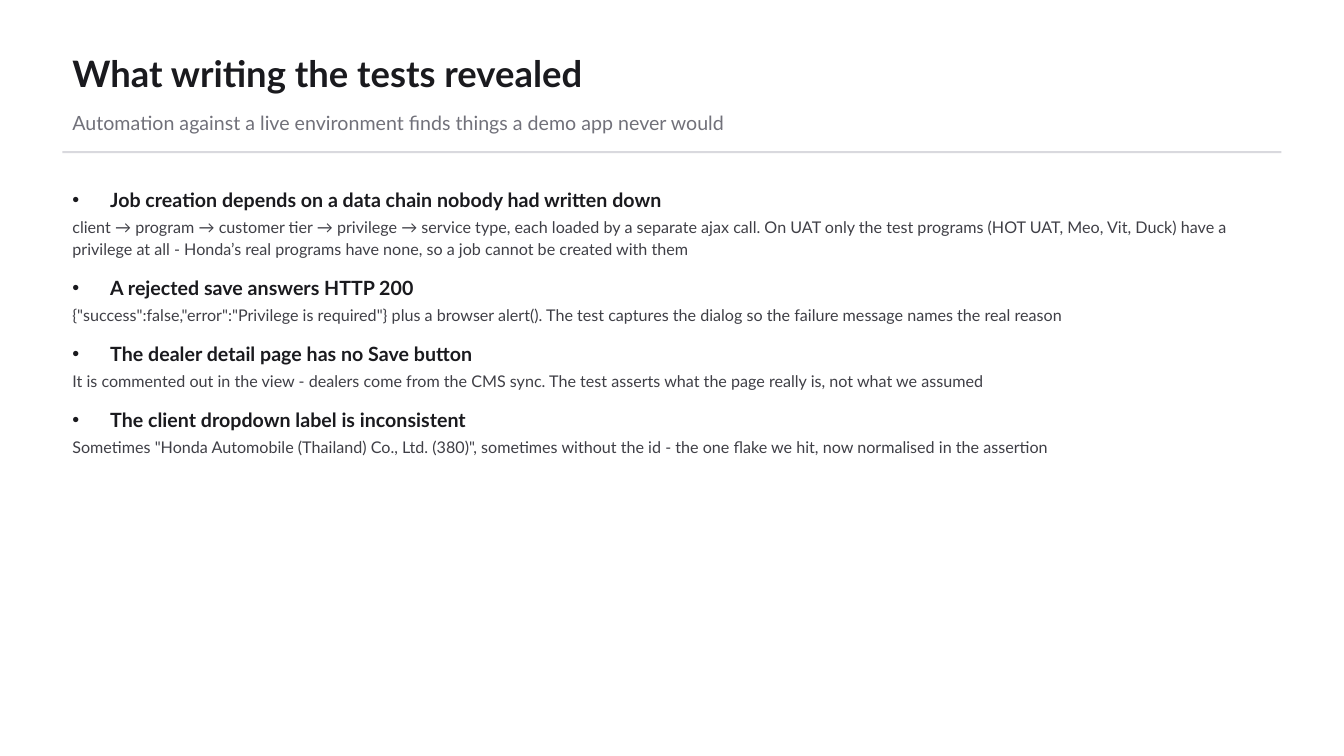
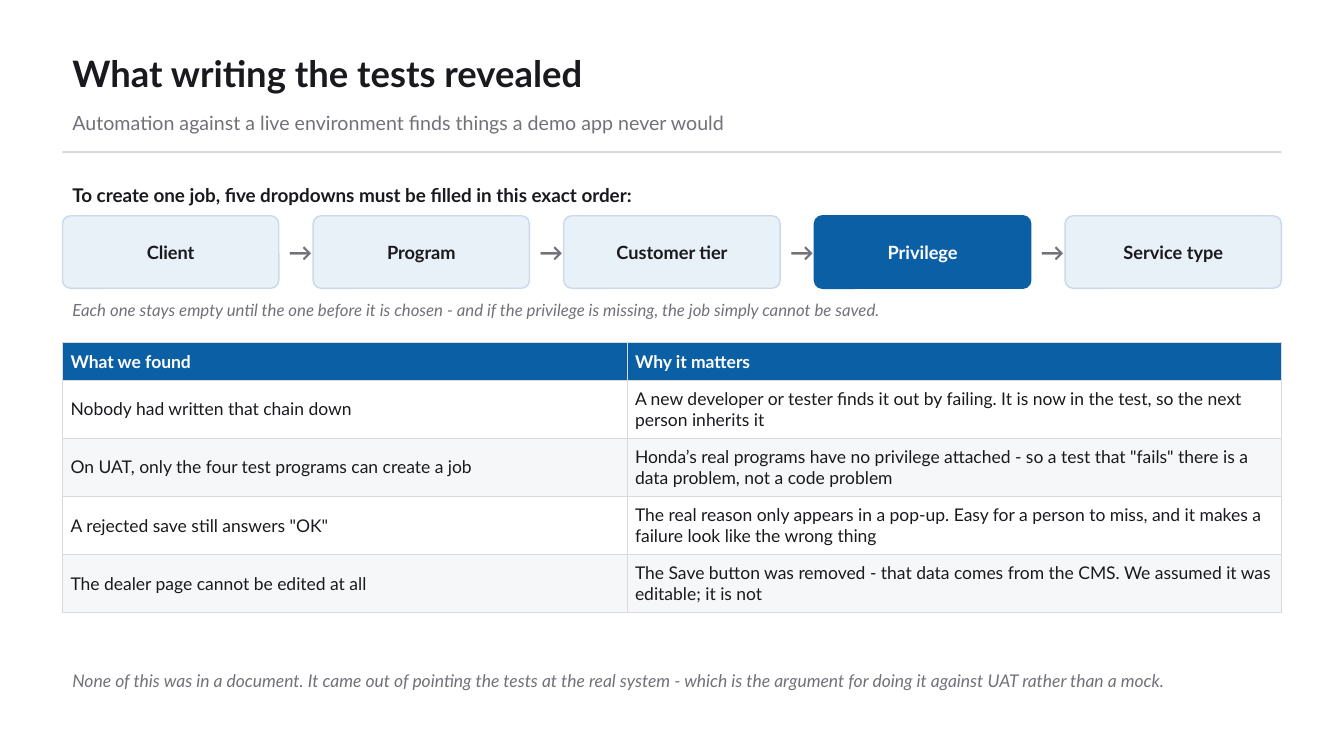
Before and after one commit to bulubuloa/AS.APAC.AI.Workshop, a slide deck: slide 10 of presentations/Web_Test_Automation_Playwright.pptx. Drawn at 1344x756 pixels with LibreOffice and Linux fonts; fonts in the diff are those of the drawing. Boxes give left, top, right and bottom in pixels: in the first picture for what was removed or moved away, otherwise in the second. Text is boxed around its words. In the diff, an @@ line names an element or a change of style, - is before the commit and + after.

Commit message:
Playwright deck: make the findings slide plain - cascade diagram plus what/why table

```diff
--- a/presentations/Web_Test_Automation_Playwright.pptx
+++ b/presentations/Web_Test_Automation_Playwright.pptx
@@ text removed at [72,192,1226,455] @@
-• Job creation depends on a data chain nobody had written down
-  client → program → customer tier → privilege → service type, each loaded by a separate ajax call. On UAT only the test programs (HOT UAT, Meo, Vit, Duck) have a privilege at all - Honda’s real programs have none, so a job cannot be created with them
-• A rejected save answers HTTP 200
-  {"success":false,"error":"Privilege is required"} plus a browser alert(). The test captures the dialog so the failure message names the real reason
-• The dealer detail page has no Save button
-  It is commented out in the view - dealers come from the CMS sync. The test asserts what the page really is, not what we assumed
-• The client dropdown label is inconsistent
-  Sometimes "Honda Automobile (Thailand) Co., Ltd. (380)", sometimes without the id - the one flake we hit, now normalised in the assertion
@@ text added at [72,188,632,206], 13.5 pt, text #1A1A1E, bold @@
+To create one job, five dropdowns must be filled in this exact order:
@@ rounded rectangle added at [63,216,279,288], fill #E8F0F8, outline #C9DAEA 1 pt @@
@@ text added at [279,216,314,288], 17 pt, text #71717A, bold @@
+→
@@ rounded rectangle added at [314,216,530,288], fill #E8F0F8, outline #C9DAEA 1 pt @@
@@ text added at [529,216,564,288], 17 pt, text #71717A, bold @@
+→
@@ rounded rectangle added at [564,216,780,288], fill #E8F0F8, outline #C9DAEA 1 pt @@
@@ text added at [780,216,815,288], 17 pt, text #71717A, bold @@
+→
@@ rounded rectangle added at [815,216,1031,288], fill #0B5FA5, outline #0B5FA5 1 pt @@
@@ text added at [1031,216,1066,288], 17 pt, text #71717A, bold @@
+→
@@ rounded rectangle added at [1066,216,1282,288], fill #E8F0F8, outline #C9DAEA 1 pt @@
@@ text added at [147,245,195,259], 13 pt, text #1A1A1E, bold @@
+Client
@@ text added at [387,246,456,263], 13 pt, text #1A1A1E, bold @@
+Program
@@ text added at [616,245,727,259], 13 pt, text #1A1A1E, bold @@
+Customer tier
@@ text added at [888,245,958,263], 13 pt, text #FFFFFF, bold @@
+Privilege
@@ text added at [1123,245,1223,262], 13 pt, text #1A1A1E, bold @@
+Service type
@@ text added at [72,303,879,319], 12 pt, text #71717A, italic @@
+Each one stays empty until the one before it is chosen - and if the privilege is missing, the job simply cannot be saved.
@@ table added at [63,343,1281,606], 5 rows, 2 columns @@
+What we found | Why it matters
+Nobody had written that chain down | A new developer or tester finds it out by failing. It is now in the test, so the next person inherits it
+On UAT, only the four test programs can create a job | Honda’s real programs have no privilege attached - so a test that "fails" there is a data problem, not a code problem
+A rejected save still answers "OK" | The real reason only appears in a pop-up. Easy for a person to miss, and it makes a failure look like the wrong thing
+The dealer page cannot be edited at all | The Save button was removed - that data comes from the CMS. We assumed it was editable; it is not
@@ text added at [72,674,1164,690], 12.5 pt, text #71717A, italic @@
+None of this was in a document. It came out of pointing the tests at the real system - which is the argument for doing it against UAT rather than a mock.
```
Also in this commit, not shown: 1 other file.
